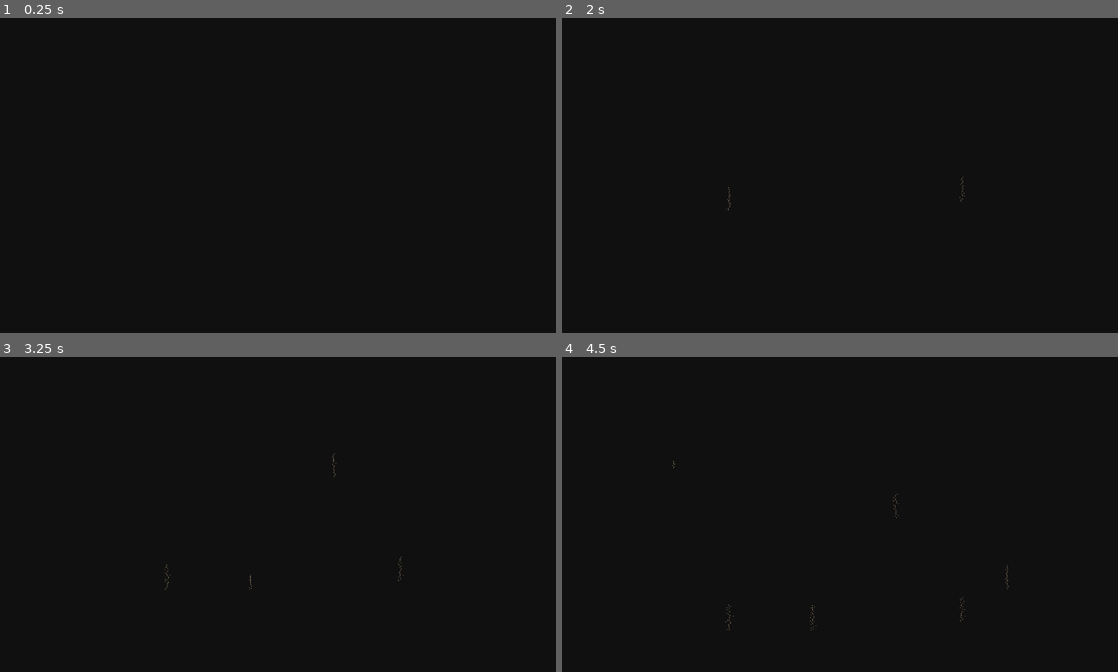
Above: before the commit, frames 1-4 (two rows, left to right).
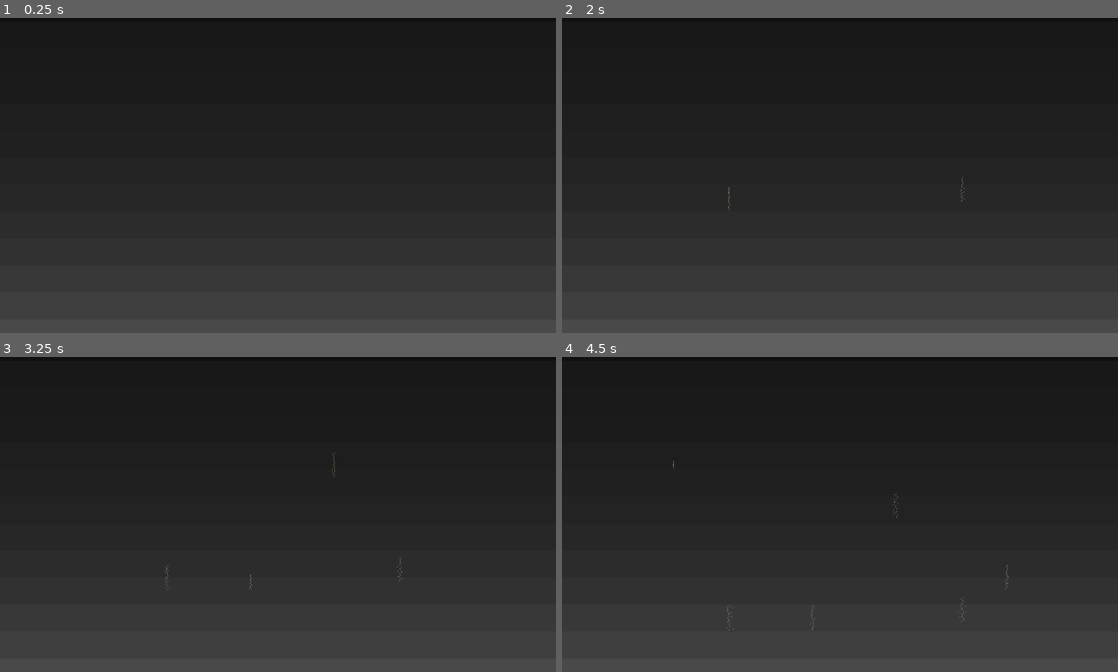
Above: after the commit, the same moments.

Repository: jt-ziolo/FallingSandGd3
Game: Godot game, scene res://root.tscn
The game is run twice, just before and just after one commit, with the same random seed, the same clock (stepped at 60 frames per second) and the same inputs.
Inputs (mouse positions are in pixels of both pictures, inside the frame that each line leads up to):
- Up to frame 1 (0.25 s): no input
- Up to frame 2 (2 s): tap Enter at 0.5 s; move the mouse to (962, 153) at 0.52 s; press the mouse at (962, 153) at 0.53 s; move the mouse to (728, 188) at 1.27 s; release the mouse at (728, 188) at 1.28 s; click (728, 188) at 1.35 s
- Up to frame 3 (3.25 s): move the mouse to (333, 438) at 2.02 s; press the mouse at (333, 438) at 2.03 s; move the mouse to (250, 574) at 2.77 s; release the mouse at (250, 574) at 2.78 s; click (250, 574) at 2.85 s
- Up to frame 4 (4.5 s): move the mouse to (1006, 558) at 3.52 s; press the mouse at (1006, 558) at 3.53 s; move the mouse to (673, 460) at 4.27 s; release the mouse at (673, 460) at 4.28 s; click (673, 460) at 4.35 s

The runs differ from the first frame. In frame 1, 39% of the frame differs, in the area x 0-100%, y 61-100%; in frame 2, 39%, in the area x 0-100%, y 51-100%; in frame 3, 39%; in frame 4, 39%.

Commit message:
Added gradient background and drawing features tests

Diff:
--- a/godot/root.tscn
+++ b/godot/root.tscn
@@ -6,6 +6,8 @@
 [ext_resource path="res://grain_types/sand.tres" type="Resource" id=4]
 [ext_resource path="res://interactions/sand_fall.tres" type="Resource" id=5]
 [ext_resource path="res://scripts/gradient_color_rect.gd" type="Script" id=6]
+
+[sub_resource type="ShaderMaterial" id=1]
 
 [node name="Root" type="Node"]
 
@@ -18,6 +20,7 @@
 selected_grain_type = ExtResource( 4 )
 
 [node name="ColorRect" type="ColorRect" parent="."]
+material = SubResource( 1 )
 anchor_right = 1.0
 anchor_bottom = 1.0
 size_flags_vertical = 3
--- a/godot/scripts/gradient_color_rect.gd
+++ b/godot/scripts/gradient_color_rect.gd
@@ -1,7 +1,27 @@
 class_name GradientColorRect
 extends ColorRect
 
+var _background_color: Color = Color.darkgray
+const _width: float = 50.0
 
-# Called when the node enters the scene tree for the first time.
-func _ready():
-	push_warning("Placeholder warning")
+
+func _process(_delta):
+	update()
+
+
+func _draw():
+	var size = get_viewport().get_visible_rect().size
+	var location: float = 0.0
+	var alpha: float = 0.05
+	while location < size[1]:
+		location += _width
+		var from = Vector2(0, location)
+		var to = Vector2(size[0], location)
+		draw_line(
+			from,
+			to,
+			Color(_background_color.r, _background_color.g, _background_color.b, alpha),
+			_width,
+			false
+		)
+		alpha *= 1.2
--- a/godot/scripts/grid.gd
+++ b/godot/scripts/grid.gd
@@ -16,16 +16,16 @@
 export(Array, Resource) var interactions
 export(Array, Resource) var interactions_last
 
-var _paint_coords = []
-var _selected_type
+var _paint_coords: Array = []
+var _selected_type: GrainType
 
-var _grains_by_coord = {}
+var _grains_by_coord: Dictionary = {}
 
 # 1000.0 milliseconds per second / times per second to yield seconds
-var _times_per_second = 800.0
-var _process_every = 1.0 / _times_per_second
+var _times_per_second: float = 800.0
+var _process_every: float = 1.0 / _times_per_second
 
-var _time_since_last_process = 10000.0  # must start high
+var _time_since_last_process: float = 10000.0  # must start high
 
 
 func process_brush_input():
@@ -45,7 +45,6 @@
 
 # Interactions include movement. Each interaction is an instruction for what to
 # do when one grain meets another grain (or no grain) in some given direction.
-# More info in interaction.gd
 func _apply_interactions():
 	var skip_because_changed = []
 
@@ -93,6 +92,8 @@
 			grain_type_other = null
 			if _grains_by_coord.has(coord_other):
 				grain_type_other = _grains_by_coord[coord_other]
+			if grain_type_self == grain_type_other:
+				continue  # TODO: possibly add back in if we can optimize this
 			var direction = directions[j]
 			# Apply interactions
 			var input = [grain_type_self, grain_type_other]
--- /dev/null
+++ b/godot/test/integration/test_drawing_feature.gd
@@ -0,0 +1,41 @@
+extends GutTest
+
+
+class TestFeatureDrawing:
+	extends GutTest
+
+	# TODO: should we be testing the main scene itself or reconstructing it?
+	var _grid: Grid
+	var _brush: Brush
+	var _draw: Draw
+	var _grain_type: GrainType
+
+	func before_each():
+		_grid = partial_double("res://scripts/grid.gd").new()
+		stub(_grid, "is_valid_coord").to_return(true)
+		_brush = partial_double("res://scripts/brush.gd").new()
+		_draw = partial_double("res://scripts/draw.gd").new()
+		_grid.connect("transmit_colors", _draw, "_on_Grid_transmit_colors")
+		_grain_type = partial_double("res://scripts/grain_type.gd").new()
+
+	# Test to see that a signal will be sent by the grid script with the
+	# parameter being a dictionary containing information for the draw script
+	func test_grid_grains_drawn():
+		_grid._grains_by_coord[[100, 100]] = _grain_type
+		assert_eq(_grid._grains_by_coord[[100, 100]], _grain_type)
+		watch_signals(_grid)
+
+		# Manually emit first
+		var signal_param = {[1, 10]: Color.red}
+		_grid.emit_signal("transmit_colors", signal_param)
+		assert_signal_emitted_with_parameters(_grid, "transmit_colors", [signal_param])
+
+		# Check to see if the script will emit by itself
+		# simulate(_grid, 5, 1)
+
+		# assert_eq(_grid._grains_by_coord[[100, 100]], _grain_type)
+		# signal_param = {[100, 100]: Color.tan}
+		# assert_signal_emitted_with_parameters(_grid, "transmit_colors", [signal_param])
+
+	func after_each():
+		pass
--- a/godot/test/integration/test_no_immediate_crash.gd
+++ /dev/null
@@ -1,5 +0,0 @@
-extends GutTest
-
-
-func test_no_immediate_crash():
-	pending("Placeholder")
Not shown: 1 places in godot/root.tscn that only renumber resources
